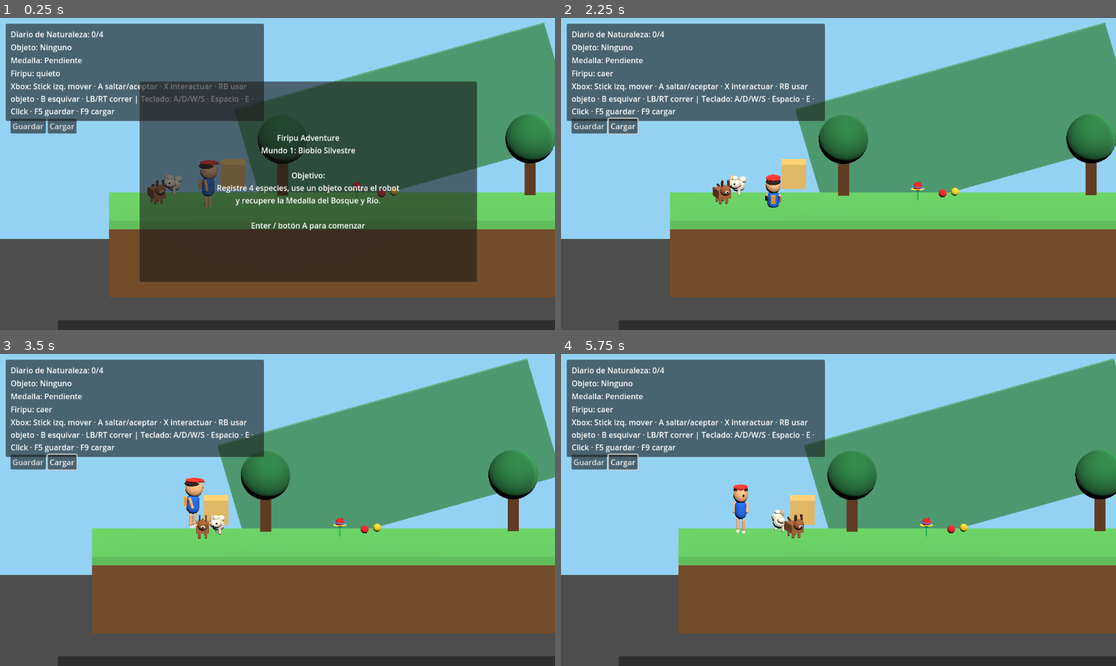
Above: before the commit, frames 1-4 (two rows, left to right).
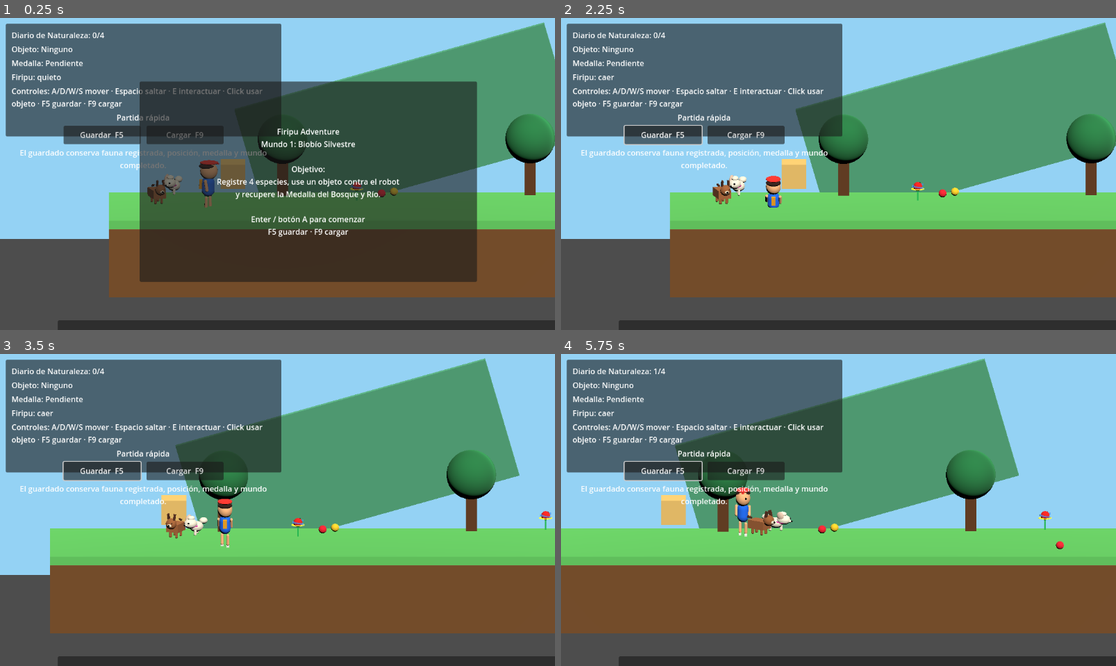
Above: after the commit, the same moments.

Repository: kokoro-kun-1/FiripuAdventure
Game: Godot game, scene res://scenes/levels/level_biobio_prototype.tscn
The game is run twice, just before and just after one commit, with the same random seed, the same clock (stepped at 60 frames per second) and the same inputs.
Inputs (mouse positions are in pixels of both pictures, inside the frame that each line leads up to):
- Up to frame 1 (0.25 s): no input
- Up to frame 2 (2.25 s): click "Guardar" (after the commit: "Guardar F5") at 0.5 s; click "Cargar" (after the commit: "Cargar F9") at 1.25 s; tap Enter (ui_accept) at 2 s; move the mouse to (960, 158) at 2.02 s; hold D (move_right) from 2.03 s (still down); hold E (interact) from 2.03 s (still down); click (960, 158) at 2.17 s
- Up to frame 3 (3.5 s): tap Space (jump) at 2.27, 3.02 s; move the mouse to (166, 525) at 2.77 s; release D (move_right) at 2.78 s; release E (interact) at 2.78 s; hold S (move_back) from 2.78 s (still down); tap Ctrl (dodge) at 2.85 s; tap E (interact) at 3.05 s
- Up to frame 4 (5.75 s): move the mouse to (894, 441) at 3.52 s; release S (move_back) at 3.53 s; hold D (move_right) 3.53-4.28 s; hold E (interact) 3.53-4.28 s; move the mouse to (810, 572) at 4.27 s; hold W (move_forward) 4.28-5.03 s; tap Shift (run) at 4.35 s; click (810, 572) at 4.42 s; tap Space (jump) at 4.52, 5.27 s; tap E (interact) at 4.55, 5.3 s; move the mouse to (1005, 556) at 5.02 s; press the mouse at (1005, 556) at 5.03 s; hold A (move_left) from 5.03 s (still down)

The runs differ from the first frame. In frame 1, 9.1% of the frame differs, in the area x 1-72%, y 1-71%; in frame 2, 7.1%; in frame 3, 21%; in frame 4, 36%, in the area x 0-100%, y 1-90%.

Commit message:
style: improve save load hud

Diff:
--- a/scenes/ui/hud.tscn
+++ b/scenes/ui/hud.tscn
@@ -8,14 +8,15 @@
 [node name="Panel" type="Panel" parent="."]
 offset_left = 12.0
 offset_top = 12.0
-offset_right = 548.0
-offset_bottom = 214.0
+offset_right = 584.0
+offset_bottom = 246.0
 
 [node name="VBox" type="VBoxContainer" parent="Panel"]
-offset_left = 10.0
-offset_top = 10.0
-offset_right = 520.0
-offset_bottom = 190.0
+offset_left = 12.0
+offset_top = 12.0
+offset_right = 560.0
+offset_bottom = 222.0
+theme_override_constants/separation = 6
 
 [node name="FaunaLabel" type="Label" parent="Panel/VBox"]
 text = "Diario de Naturaleza: 0/4"
@@ -30,16 +31,31 @@
 text = "Firipu: quieto"
 
 [node name="ControlsLabel" type="Label" parent="Panel/VBox"]
-text = "Xbox: Stick izq. mover · A saltar/aceptar · X interactuar · RB usar objeto · B esquivar · LB/RT correr | Teclado: A/D/W/S · Espacio · E · Click · F5 guardar · F9 cargar"
+text = "Controles: A/D/W/S mover · Espacio saltar · E interactuar · Click usar objeto · F5 guardar · F9 cargar"
 autowrap_mode = 3
 
+[node name="SaveLoadTitle" type="Label" parent="Panel/VBox"]
+text = "Partida rápida"
+horizontal_alignment = 1
+
 [node name="SaveLoadButtons" type="HBoxContainer" parent="Panel/VBox"]
+theme_override_constants/separation = 12
+alignment = 1
 
 [node name="SaveButton" type="Button" parent="Panel/VBox/SaveLoadButtons"]
-text = "Guardar"
+custom_minimum_size = Vector2(160, 38)
+text = "Guardar  F5"
+tooltip_text = "Guarda posición, coleccionables, medalla y avance del mundo."
 
 [node name="LoadButton" type="Button" parent="Panel/VBox/SaveLoadButtons"]
-text = "Cargar"
+custom_minimum_size = Vector2(160, 38)
+text = "Cargar  F9"
+tooltip_text = "Carga la última partida guardada."
+
+[node name="SaveLoadHint" type="Label" parent="Panel/VBox"]
+text = "El guardado conserva fauna registrada, posición, medalla y mundo completado."
+horizontal_alignment = 1
+autowrap_mode = 3
 
 [node name="BottomPanel" type="Panel" parent="."]
 offset_left = 120.0
--- a/scripts/ui/hud.gd
+++ b/scripts/ui/hud.gd
@@ -29,8 +29,8 @@
 	load_button.pressed.connect(_on_load_button_pressed)
 	victory_panel.visible = false
 	start_panel.visible = true
-	start_label.text = "Firipu Adventure\nMundo 1: Biobío Silvestre\n\nObjetivo:\nRegistre 4 especies, use un objeto contra el robot\ny recupere la Medalla del Bosque y Río.\n\nEnter / botón A para comenzar"
-	controls_label.text = "Xbox: Stick izq. mover · A saltar/aceptar · X interactuar · RB usar objeto · B esquivar · LB/RT correr | Teclado: A/D/W/S · Espacio · E · Click · F5 guardar · F9 cargar"
+	start_label.text = "Firipu Adventure\nMundo 1: Biobío Silvestre\n\nObjetivo:\nRegistre 4 especies, use un objeto contra el robot\ny recupere la Medalla del Bosque y Río.\n\nEnter / botón A para comenzar\nF5 guardar · F9 cargar"
+	controls_label.text = "Controles: A/D/W/S mover · Espacio saltar · E interactuar · Click usar objeto · F5 guardar · F9 cargar"
 	show_message("Presione Enter o botón A del mando Xbox para comenzar la aventura.")
 
 func _ensure_xbox_start_action() -> void:
